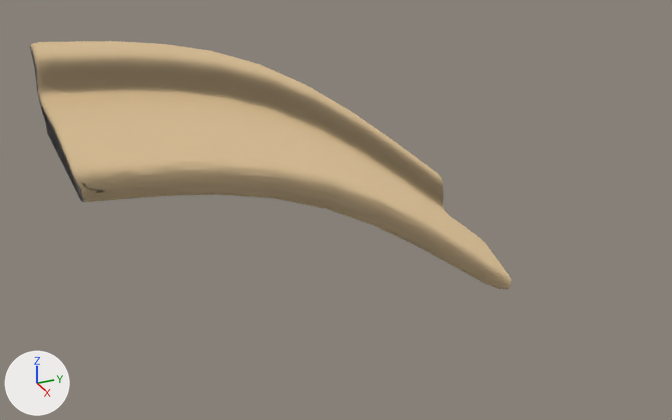
The Blender file env/sand/sand.blend: old version first, new version second.
Rendered twice from a 50 mm camera at (133.6, -16.5, 43.1) aimed at (18.7, 35.2, -14.4). The axes (+X, +Y, +Z) are drawn at lower left. The lights are the same throughout.
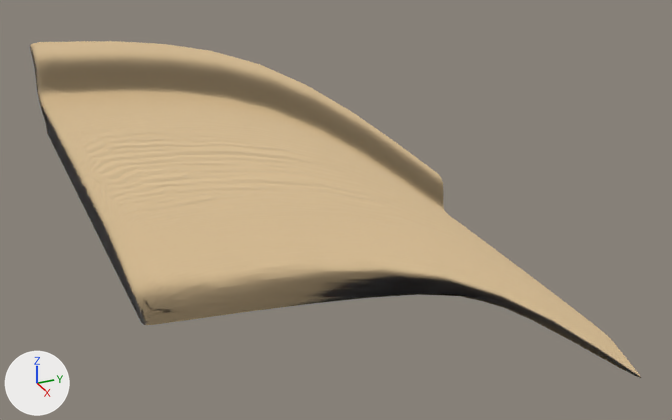
Location of each change, [x1, y1, x2, y2] in pixels of the pictures (672 x 420 px; the box of a moved part takes in the faces that stretch with it):
'Plane', reshaped (27% wider, 35% taller)
    before: [30, 41, 511, 290]
    after: [30, 41, 641, 378]
part 1 of me_plane, moved or reshaped
    before: [53, 128, 511, 290]
    after: [59, 135, 641, 378]

The change, as a diff of the scene's bpy script:
```diff
--- a/env/sand/sand.blend.py
+++ b/env/sand/sand.blend.py
@@ me_plane @@
 me_plane.from_pydata(...)  # 153 vertices, 131 faces; spans x -14.4..16.9, y -2.2..70.1, z -39.3..7.3
 # used by ob_plane; location = (0.0, 0.0, 0.0)
+# me_plane part 1: all 45 vertices in x 6.2..16.9, y -2.2..70.1, z -34.9..0.0 are moved by (34.0, 0.0, 0.0)
 me_plane.materials.append(mat_sand)
```
